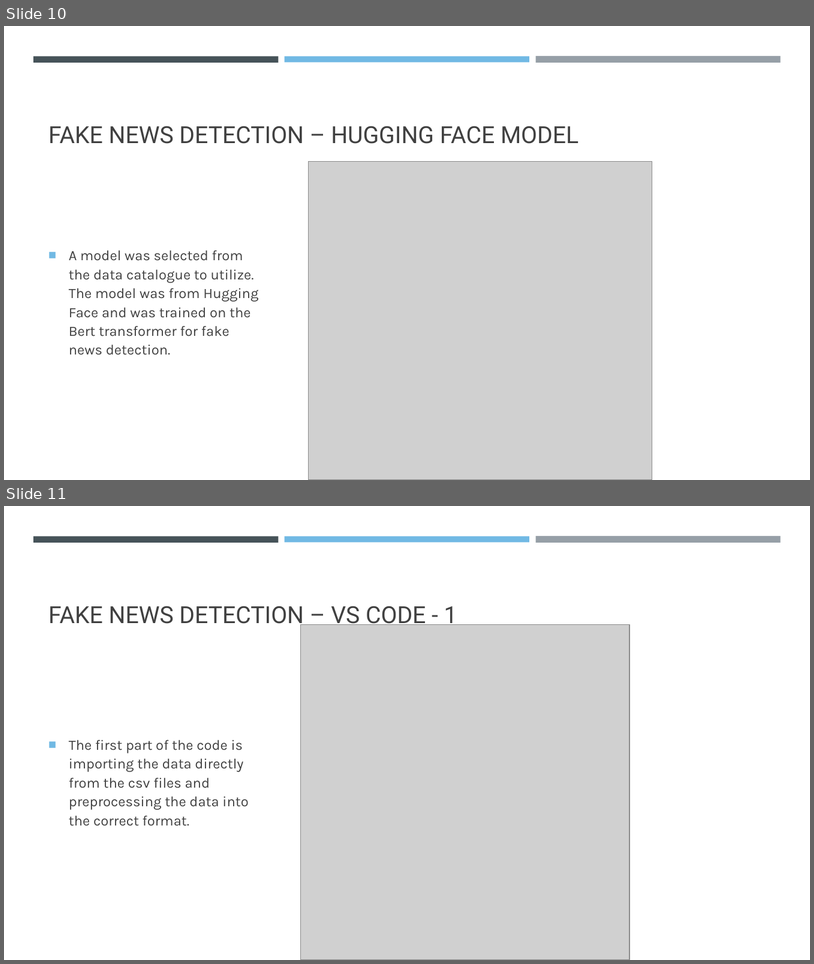
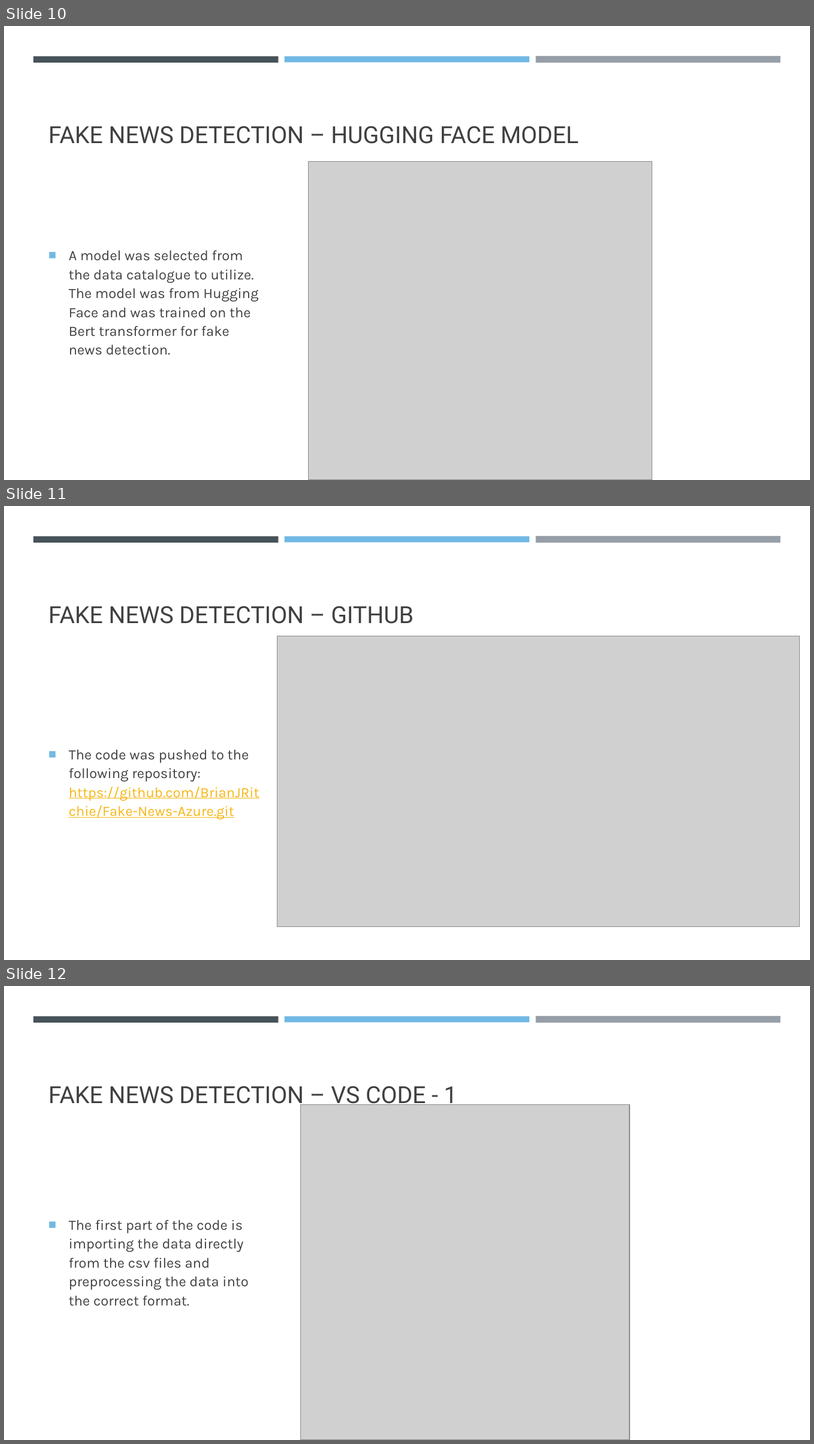
Before and after one commit to BrianJRitchie/Fake-News-Azure, a slide deck: AIDI1006_Assign4_Semal_Shastri_and_Brian_Ritchie.pptx. Shown one above the other, each under a label of ours: slides 10 and 11 before the commit, slides 10, 11 and 12 after it. The pictures are 814x964 and 814x1444 pixels, drawn with LibreOffice and Linux fonts; fonts in the diff are those of the drawing; grey boxes stand for pictures. Boxes give left, top, right and bottom in pixels: in the first picture for what was removed or moved away, otherwise in the second. Text is boxed around its words. In the diff, an @@ line names an element or a change of style, - is before the commit and + after.

```diff
--- a/AIDI1006_Assign4_Semal_Shastri_and_Brian_Ritchie.pptx
+++ b/AIDI1006_Assign4_Semal_Shastri_and_Brian_Ritchie.pptx
@@ slide 11 added at (4, 506, 810, 960), background #FFFFFF; not listed: 3 template elements that a slide beside it also shows @@
@@ title added at (48, 606, 414, 624), 28 pt, text #404040 @@
+FAKE NEWS DETECTION – GITHUB
@@ picture added at (278, 636, 800, 927) @@
@@ text added at (69, 749, 260, 819), 17 pt, text #F7B615, underline @@
+■ The code was pushed to the following repository: https://github.com/BrianJRitchie/Fake-News-Azure.git
@@ what was slide 11 is now slide 12 @@
```
Also in this commit, not shown: 2 other slides added.
